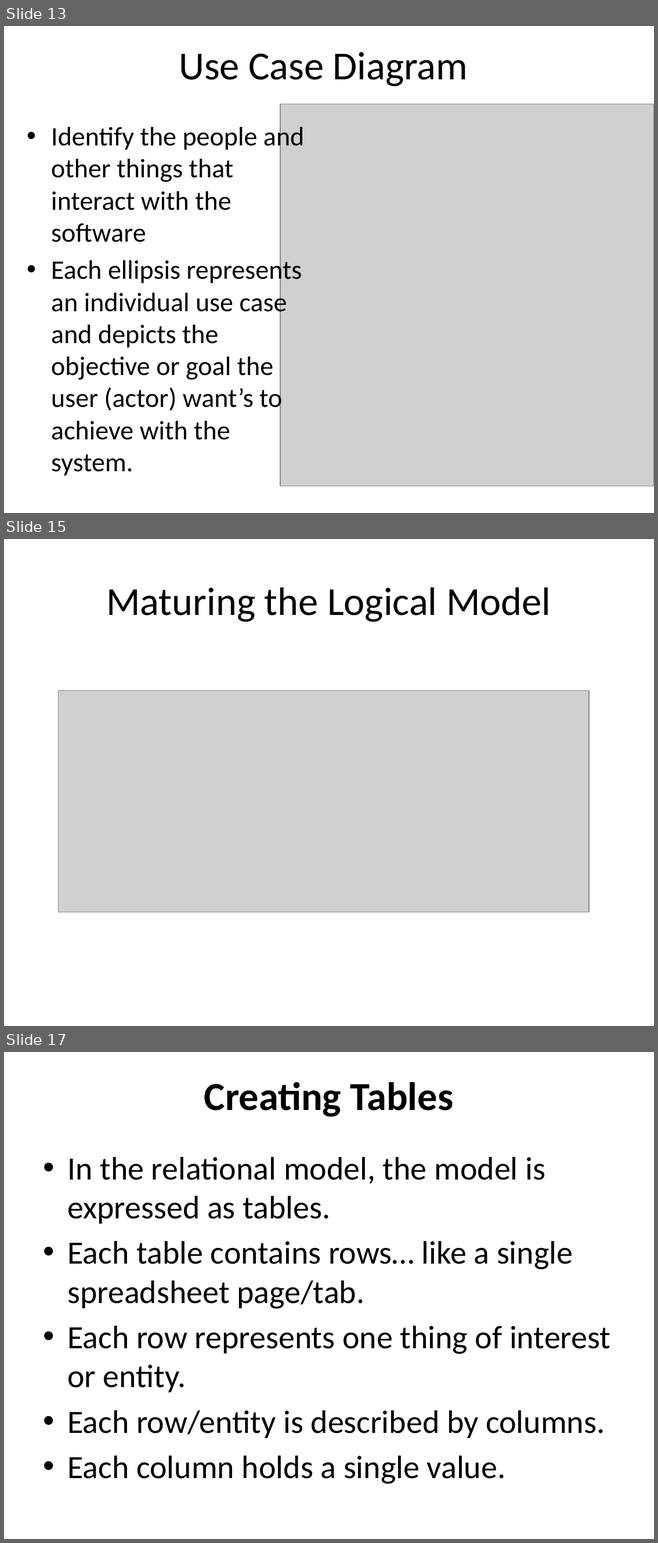
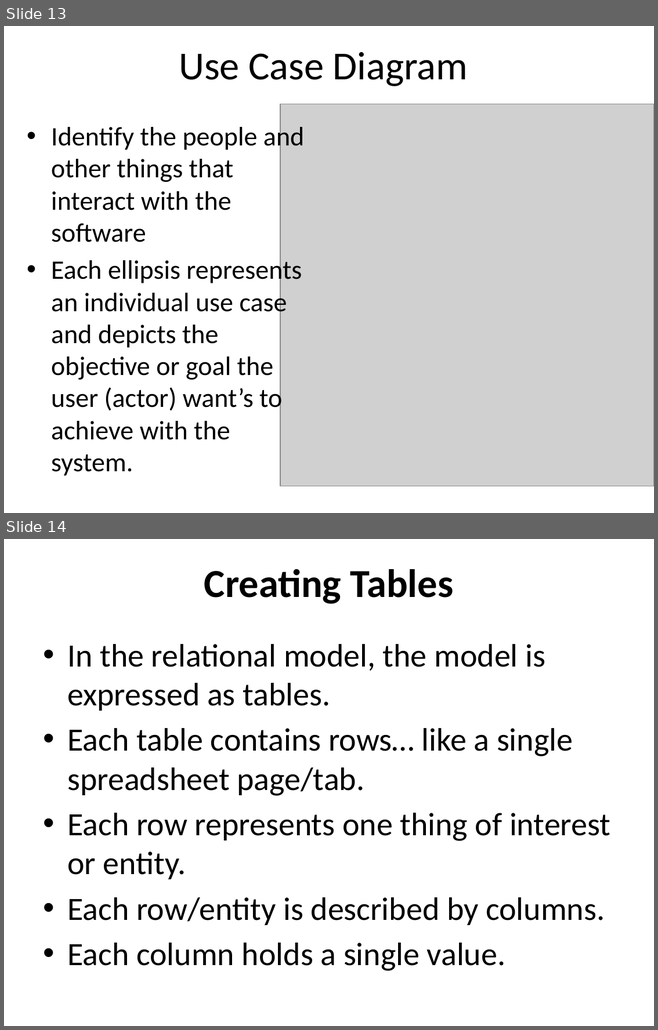
Before and after one commit to dchabala10/mysql101, a slide deck: Presentation/Intro_to_Relational_Databases_with_MySQL_Day1.pptx. Shown one above the other, each under a label of ours: slides 13, 15 and 17 before the commit, slides 13 and 14 after it; the slides between them are not shown. The pictures are 658x1543 and 658x1030 pixels, drawn with LibreOffice and Linux fonts; fonts in the diff are those of the drawing; grey boxes stand for pictures. Boxes give left, top, right and bottom in pixels: in the first picture for what was removed or moved away, otherwise in the second. Text is boxed around its words. In the diff, an @@ line names an element or a change of style, - is before the commit and + after.

```diff
--- a/Presentation/Intro_to_Relational_Databases_with_MySQL_Day1.pptx
+++ b/Presentation/Intro_to_Relational_Databases_with_MySQL_Day1.pptx
@@ slide 15 removed at [4, 539, 654, 1026], background #FFFFFF @@
@@ title removed at [106, 587, 550, 622] @@
-Maturing the Logical Model
@@ picture removed at [58, 690, 589, 913] @@
@@ what was slide 17 is now slide 14 @@
```
Also in this commit, not shown: 4 slides changed, 6 slides added, 2 other slides removed.
